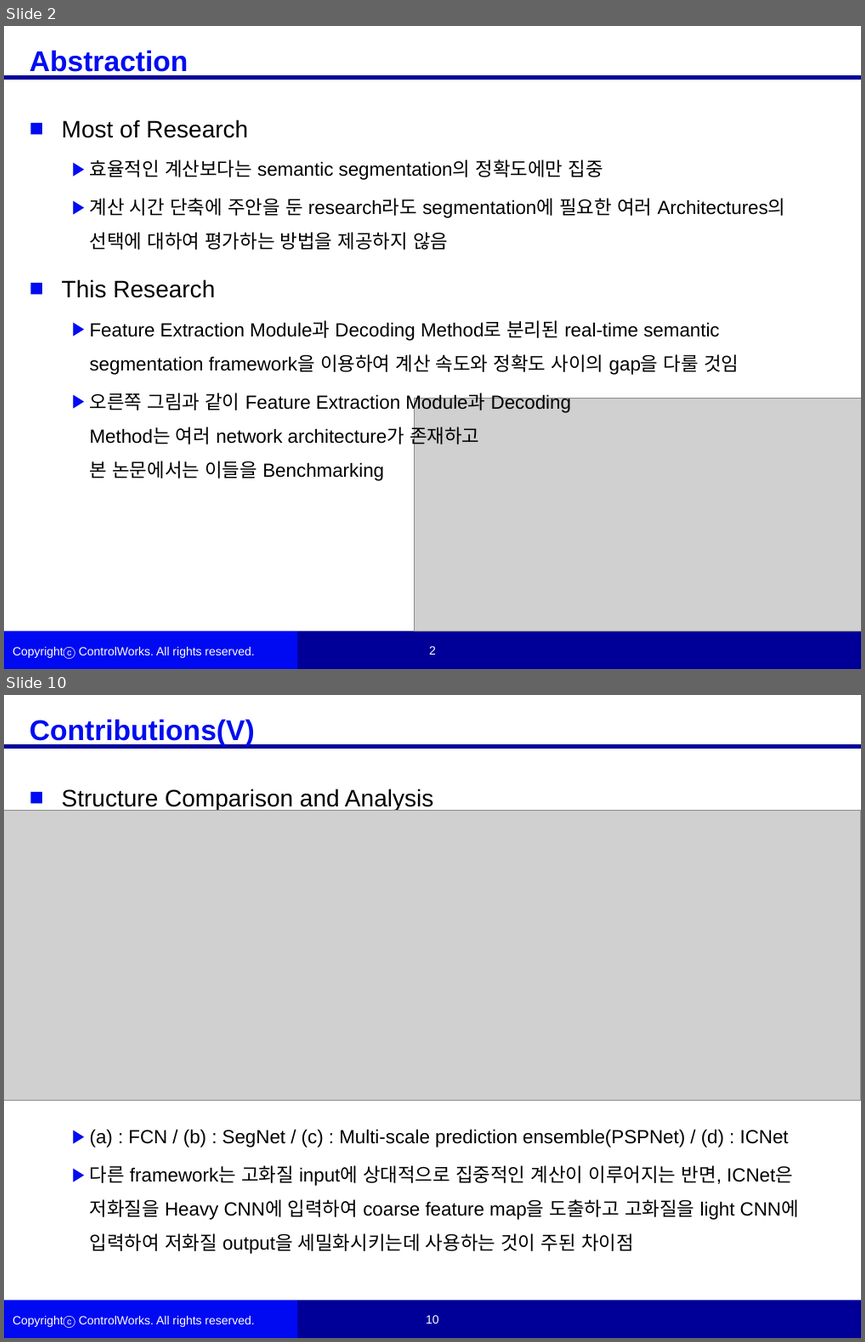
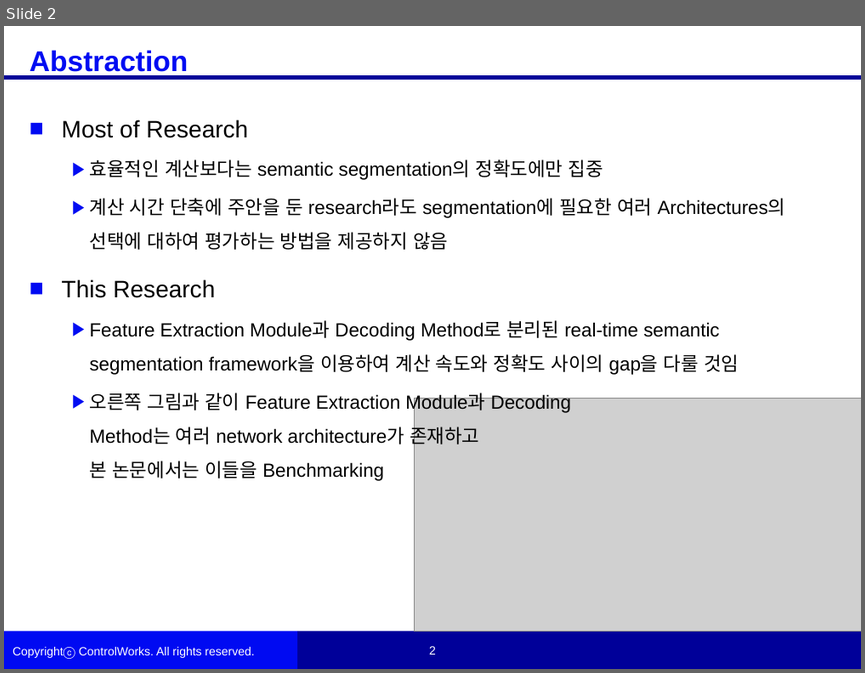
Before and after one commit to woojinKwon/deep_learning_paper, a slide deck: RTSEG_REAL-TIME SEMANTIC SEGMENTATION COMPARATIVE STUDY_논문정리.pptx. Shown one above the other, each under a label of ours: slides 2 and 10 before the commit, slide 2 after it; the slides between them are not shown. The pictures are 865x1342 and 865x673 pixels, drawn with LibreOffice and Linux fonts; fonts in the diff are those of the drawing; grey boxes stand for pictures; background and template pictures are left out. Boxes give left, top, right and bottom in pixels: in the first picture for what was removed or moved away, otherwise in the second. Text is boxed around its words. In the diff, an @@ line names an element or a change of style, - is before the commit and + after.

```diff
--- a/RTSEG_REAL-TIME SEMANTIC SEGMENTATION COMPARATIVE STUDY_논문정리.pptx
+++ b/RTSEG_REAL-TIME SEMANTIC SEGMENTATION COMPARATIVE STUDY_논문정리.pptx
@@ slide 10 removed at <box>4,695,861,1338</box>, background #FFFFFF; not listed: 6 template elements that a slide beside it also shows @@
@@ text removed at <box>30,719,255,746</box> @@
-Contributions(V)
@@ text removed at <box>62,789,799,1253</box> @@
-■ Structure Comparison and Analysis
-  ▶ (a) : FCN / (b) : SegNet / (c) : Multi-scale prediction ensemble(PSPNet) / (d) : ICNet
-  ▶ 다른 framework는 고화질 input에 상대적으로 집중적인 계산이 이루어지는 반면, ICNet은 저화질을 Heavy CNN에 입력하여 coarse feature map을 도출하고 고화질을 light CNN에 입력하여 저화질 output을 세밀화시키는데 사용하는 것이 주된 차이점
@@ picture removed at <box>4,811,861,1100</box> @@
```
Also in this commit, not shown: 4 slides changed, 5 slides added, 4 other slides removed.
